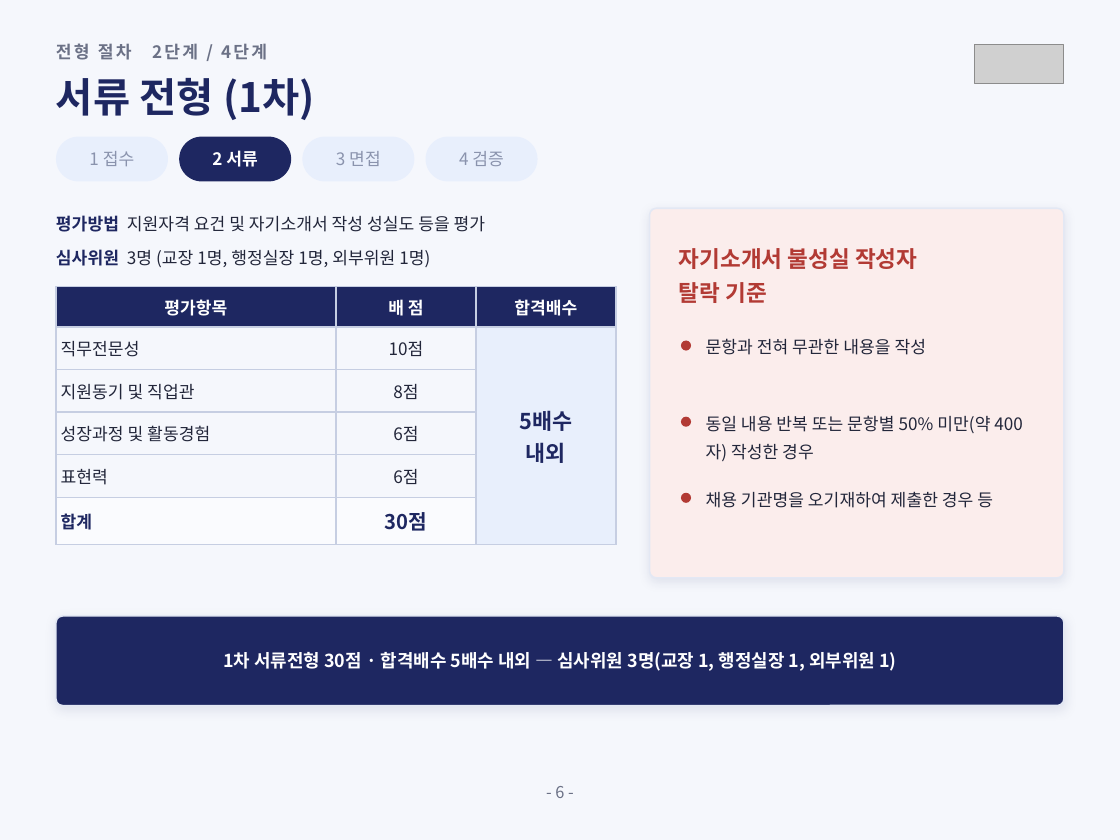
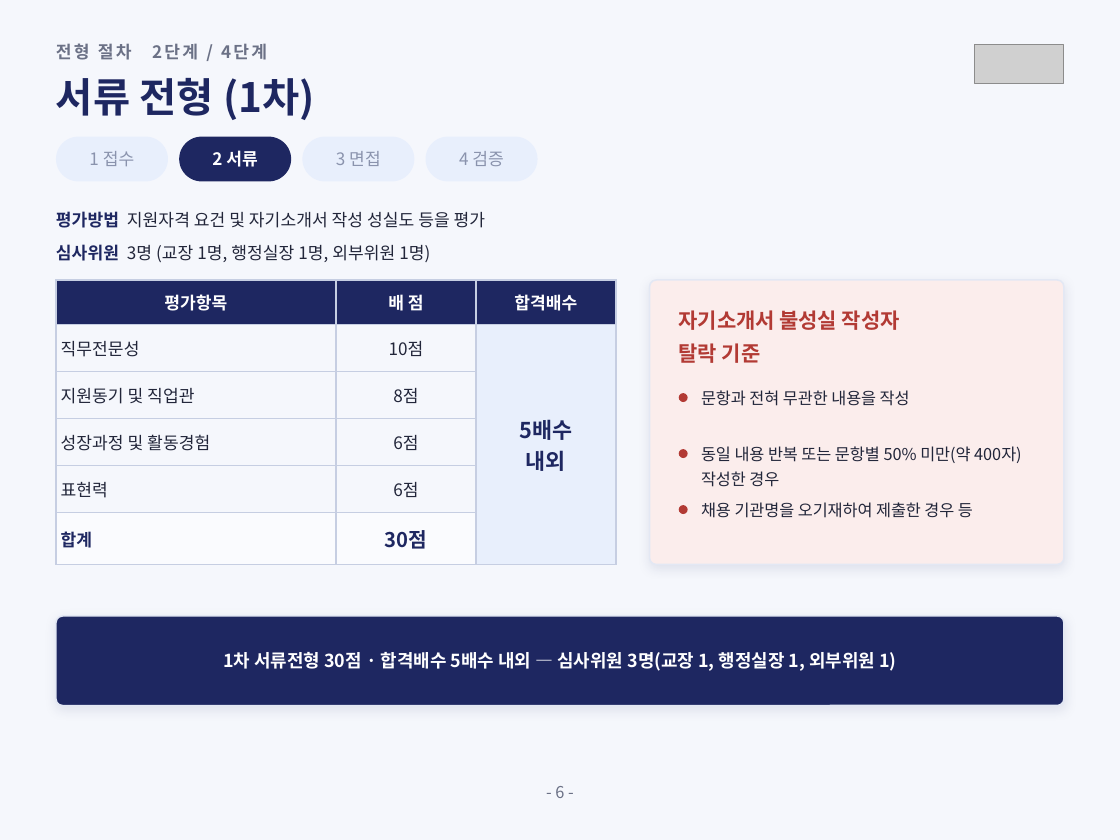
Before and after one commit to sogood459-max/miracle-guy, a slide deck: slide 7 of docs/2027년_사무직원_채용계획안.pptx. Drawn at 1120x840 pixels with LibreOffice and Linux fonts; fonts in the diff are those of the drawing; grey boxes stand for pictures. Boxes give left, top, right and bottom in pixels: in the first picture for what was removed or moved away, otherwise in the second. Text is boxed around its words. In the diff, an @@ line names an element or a change of style, - is before the commit and + after.

```diff
--- a/docs/2027년_사무직원_채용계획안.pptx
+++ b/docs/2027년_사무직원_채용계획안.pptx
@@ text "평가방법 지원자격 요건 및 자기소개서 ...": place and size @@
-text "평가방법 지원자격 요건 및 자기소개서 ..." at (56, 215, 486, 232)
+text "평가방법 지원자격 요건 및 자기소개서 ..." at (56, 211, 486, 228)
@@ text "심사위원 3명 (교장 1명, 행정실장 ...": place and size @@
-text "심사위원 3명 (교장 1명, 행정실장 ..." at (56, 249, 430, 267)
+text "심사위원 3명 (교장 1명, 행정실장 ..." at (56, 244, 430, 262)
@@ table: place and size @@
-table at (56, 287, 616, 535)
+table at (56, 280, 616, 553)
@@ rounded rectangle: place and size @@
-rounded rectangle at (650, 208, 1064, 578)
+rounded rectangle at (650, 280, 1064, 564)
@@ rounded rectangle at (650, 280, 1064, 564): proportions changed @@
@@ text "자기소개서 불성실 작성자": place and size @@
-text "자기소개서 불성실 작성자" at (679, 248, 917, 303)
+text "자기소개서 불성실 작성자" at (679, 310, 900, 363)
@@ text "자기소개서 불성실 작성자" at (679, 310, 900, 363): size 14.5 to 13.5 pt; line spacing 22pt to 21pt @@
@@ size 11 to 10.5 pt; line spacing 18pt to 16pt in 3 elements at (701, 502, 973, 518), (701, 446, 1021, 487), (701, 390, 910, 406) @@
@@ text "문항과 전혀 무관한 내용을 작성": place and size @@
-text "문항과 전혀 무관한 내용을 작성" at (706, 338, 927, 355)
+text "문항과 전혀 무관한 내용을 작성" at (701, 390, 910, 406)
@@ ellipse: place and size @@
-ellipse at (681, 340, 691, 351)
+ellipse at (679, 393, 688, 402)
@@ ellipse: place and size @@
-ellipse at (681, 417, 691, 427)
+ellipse at (679, 449, 688, 458)
@@ text "동일 내용 반복 또는 문항별 ...": place and size @@
-text "동일 내용 반복 또는 문항별 ..." at (706, 415, 990, 460)
+text "동일 내용 반복 또는 문항별 ..." at (701, 446, 1021, 487)
@@ ellipse: place and size @@
-ellipse at (681, 493, 691, 503)
+ellipse at (679, 505, 688, 514)
@@ text "채용 기관명을 오기재하여 제출한 경우 ...": place and size @@
-text "채용 기관명을 오기재하여 제출한 경우 ..." at (706, 491, 993, 508)
+text "채용 기관명을 오기재하여 제출한 경우 ..." at (701, 502, 973, 518)
```
Also in this commit, not shown: 3 other slides changed, 1 other file.
